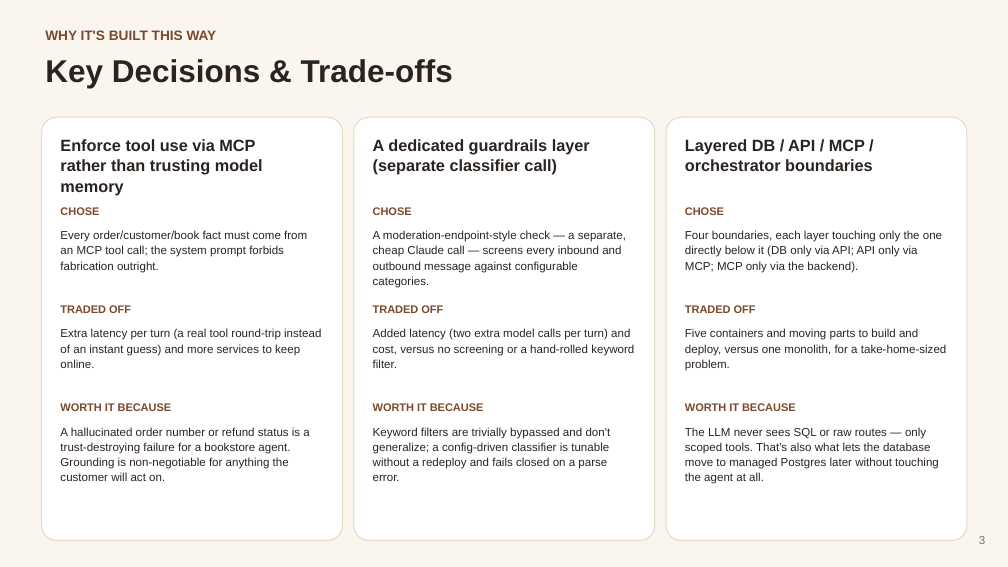
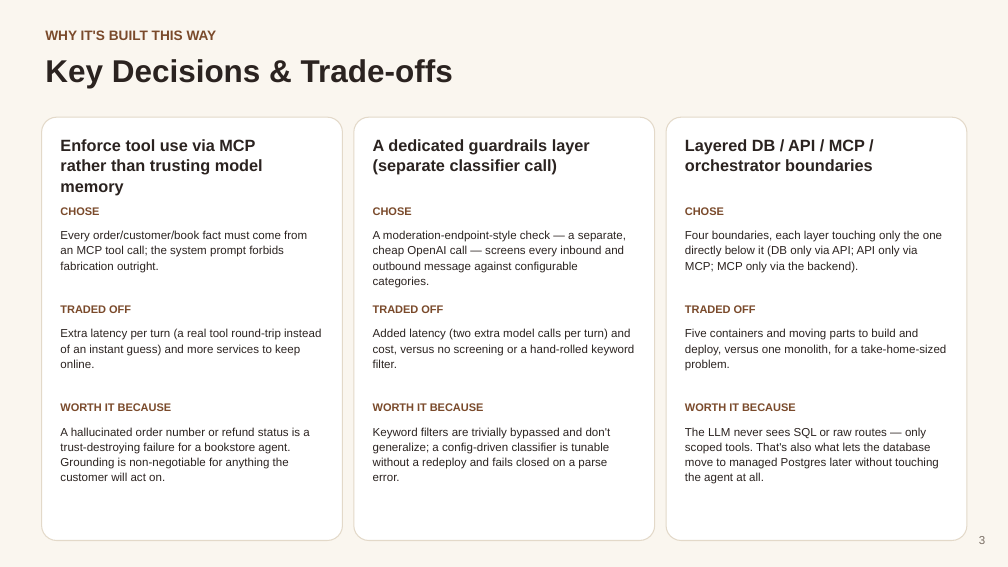
Before and after one commit to hanswallentin/cx-chatbot, a slide deck: slide 3 of deck/bookly-pitch-deck.pptx. Drawn at 1008x567 pixels with LibreOffice and Linux fonts; fonts in the diff are those of the drawing. Boxes give left, top, right and bottom in pixels: in the first picture for what was removed or moved away, otherwise in the second. Text is boxed around its words. In the diff, an @@ line names an element or a change of style, - is before the commit and + after.

Commit message:
Switched backend from Anthropic to OpenAI

```diff
--- a/deck/bookly-pitch-deck.pptx
+++ b/deck/bookly-pitch-deck.pptx
@@ text at [373, 230, 626, 288]: text changed @@
-A moderation-endpoint-style check — a separate, cheap Claude call — screens every inbound and outbound message against configurable categories.
+A moderation-endpoint-style check — a separate, cheap OpenAI call — screens every inbound and outbound message against configurable categories.
```
Also in this commit, not shown: 1 other slide changed, 18 other files.
